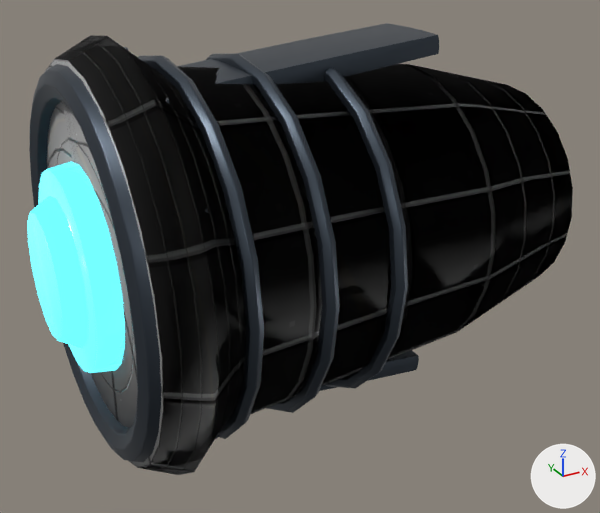
Before and after pictures for a commit that changed the Blender file assets/ships/parts/blender/engine_ion_small_authored.blend.
One viewpoint serves both versions: a 50 mm camera at (-0.87, -3.64, 1.64) aimed at (1.09, -0.08, -0.14). Arrows for +X, +Y and +Z are at lower right; the lights stay in place. The picture after the commit comes second.

Before the edit, the objects in view are built like this:
```python
ob_engine_ion_small_material_mechanical_merged = bpy.data.objects.new('engine_ion_small_Material_Mechanical_Merged', me_engine_ion_small_material_mechanical_merged)
ob_engine_ion_small_material_mechanical_merged.parent = ob_engine_ion_small
ob_engine_ion_small_material_mechanical_merged.location = (0.0, 0.0, 0.0)
ob_hook_drive_core = bpy.data.objects.new('HOOK_DRIVE_CORE', me_hook_drive_core)
ob_hook_drive_core.parent = ob_engine_ion_small
ob_hook_drive_core.location = (-0.04, 0.0, 0.0)
ob_hook_drive_plume = bpy.data.objects.new('HOOK_DRIVE_PLUME', me_hook_drive_plume)
ob_hook_drive_plume.parent = ob_engine_ion_small
ob_hook_drive_plume.location = (-0.14, 0.0, 0.0)
ob_lod0_engine_ion_small_main = bpy.data.objects.new('LOD0_ENGINE_ION_SMALL_MAIN', me_lod0_engine_ion_small_main)
ob_lod0_engine_ion_small_main.parent = ob_engine_ion_small
ob_lod0_engine_ion_small_main.location = (0.0, 0.0, 0.0)
```
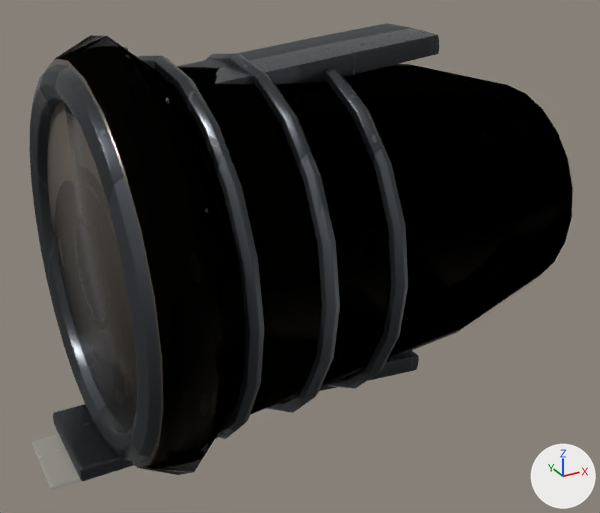
Where the change shows, as pixel boxes [x1, y1, x2, y2] in the pictures (600 x 513 px):
'LOD0_ENGINE_ION_SMALL_MAIN', recoloured (darker)
    both: [45, 35, 572, 471]
'engine_ion_small_Material_Mechanical_Merged', recoloured
    both: [34, 24, 438, 462]
'HOOK_DRIVE_CORE', deleted (cyan)
    before: [38, 162, 125, 373]
'HOOK_DRIVE_PLUME', deleted (cyan)
    before: [27, 196, 88, 348]
'DET_soot_vent_band', added
    after: [53, 404, 133, 481]
'DET_heat_discolor', now drawn
    after: [32, 434, 81, 490]

Patch to the scene script:
```diff
--- a/assets/ships/parts/blender/engine_ion_small_authored.blend.py
+++ b/assets/ships/parts/blender/engine_ion_small_authored.blend.py
@@ mat_material_mechanical @@
+mat_material_mechanical = bpy.data.materials.new('Material_Mechanical')
+# colours: grey #81868e
+# uses the picture img_engine_ion_small_trim_sheet_1k_jpg
+# uses the picture img_engine_ion_small_wear_mask_1k_jpg
+# uses the picture img_material_mechanical_ao_1k_png_001
@@ mat_material_hull @@
+mat_material_hull = bpy.data.materials.new('Material_Hull')
+# colours: beige #a6998b
+# uses the picture img_engine_ion_small_trim_sheet_1k_jpg
+# uses the picture img_engine_ion_small_wear_mask_1k_jpg
+# uses the picture img_material_hull_ao_1k_png_001
@@ me_lod0_engine_ion_small_main @@
 me_lod0_engine_ion_small_main.from_pydata(...)  # 122 vertices, 240 faces; spans x 0.0..2.5, y -1.06..1.06, z -1.06..1.06
-me_lod0_engine_ion_small_main.materials.append(mat_material_hull_004)
+me_lod0_engine_ion_small_main.materials.append(mat_material_hull)
@@ me_engine_ion_small_material_mechanical_merged @@
 me_engine_ion_small_material_mechanical_merged.from_pydata(...)  # 1280 vertices, 2344 faces; spans x -0.07..1.82, y -0.99..0.99, z -1.0..1.0
-me_engine_ion_small_material_mechanical_merged.materials.append(mat_material_mechanical_002)  # greyish blue #424b55
+me_engine_ion_small_material_mechanical_merged.materials.append(mat_material_mechanical)
@@ ob_hook_drive_core @@
-ob_hook_drive_core = bpy.data.objects.new('HOOK_DRIVE_CORE', me_hook_drive_core)
@@ ob_hook_drive_plume @@
-ob_hook_drive_plume = bpy.data.objects.new('HOOK_DRIVE_PLUME', me_hook_drive_plume)
@@ ob_det_soot_vent_band @@
+ob_det_soot_vent_band = bpy.data.objects.new('DET_soot_vent_band', me_cube_002)  # a box spanning x -0.225..0.325, y -0.275..0.275, z -0.99..-0.91; modifiers BEVEL
+ob_det_soot_vent_band.location = (0.0, 0.0, 0.0)
```
